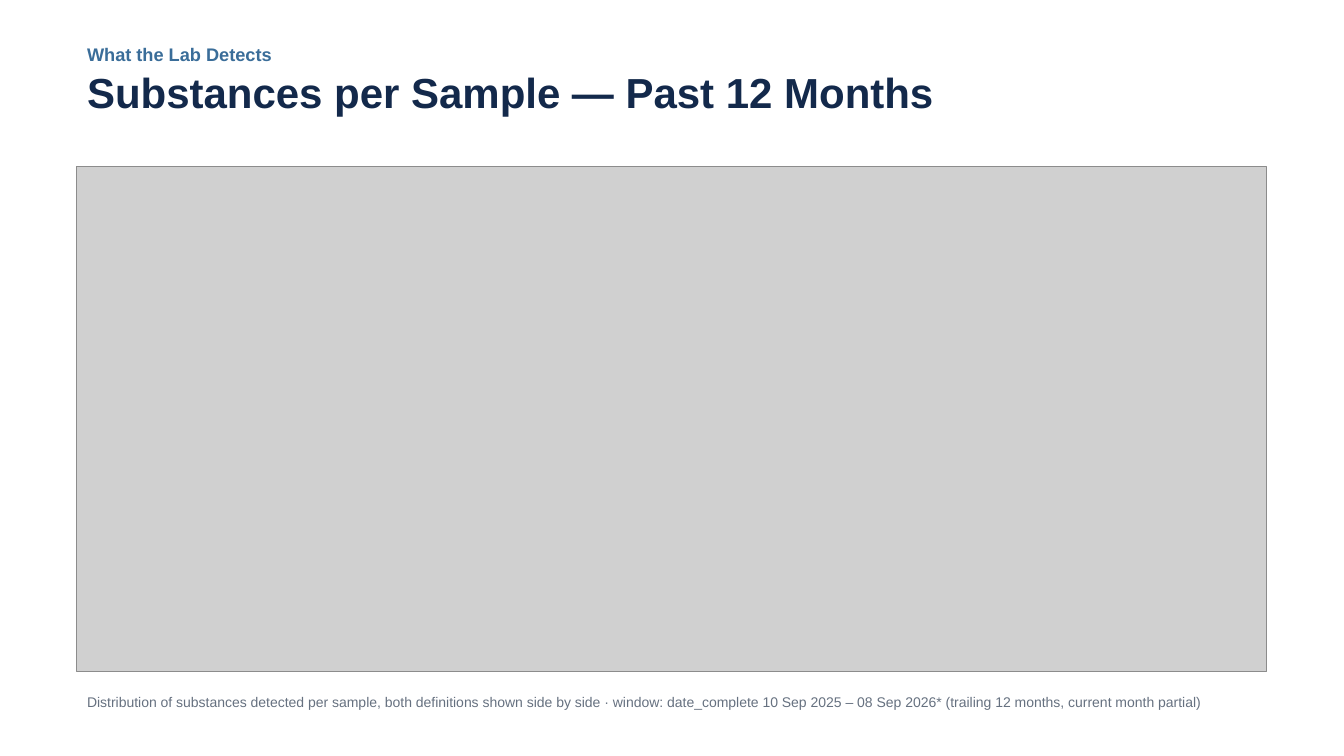
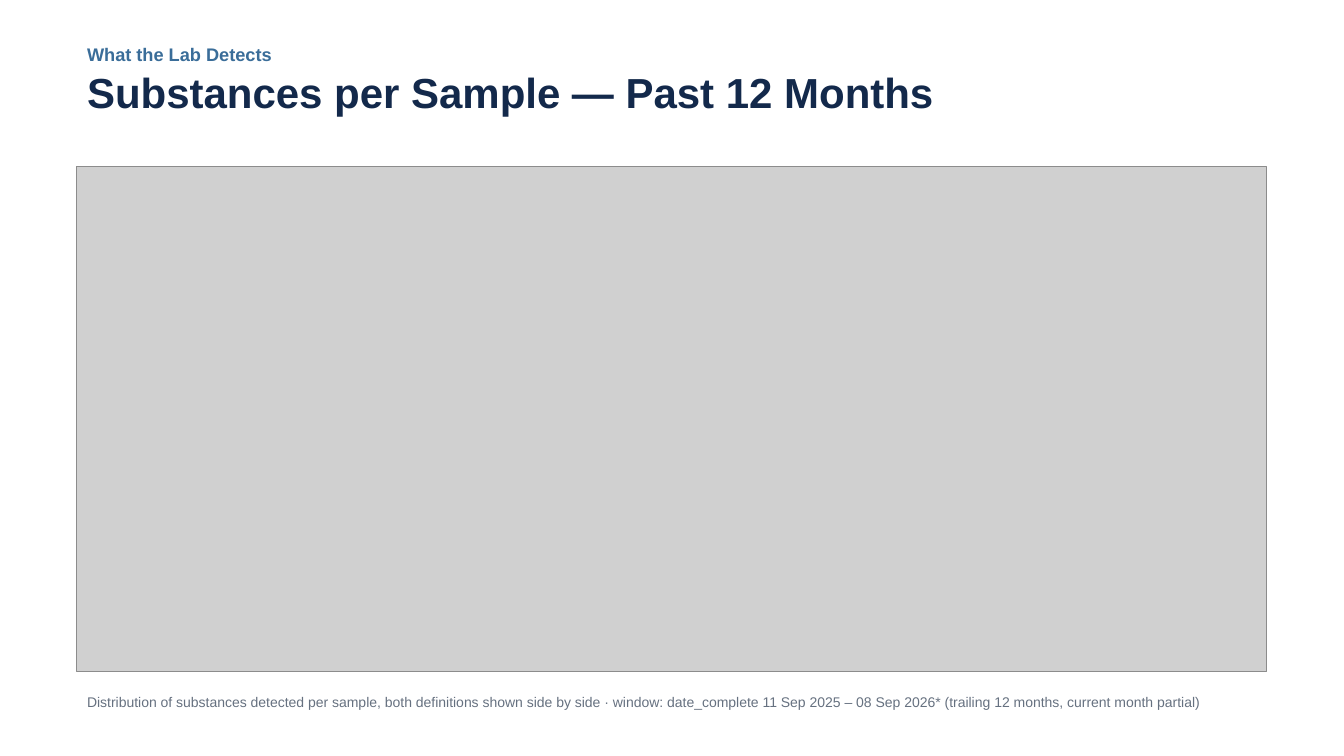
Before and after one commit to opioiddatalab/ncslides, a slide deck: slide 27 of docs/nc-drug-checking-latest.pptx. Drawn at 1344x756 pixels with LibreOffice and Linux fonts; fonts in the diff are those of the drawing; grey boxes stand for pictures. Boxes give left, top, right and bottom in pixels: in the first picture for what was removed or moved away, otherwise in the second. Text is boxed around its words. In the diff, an @@ line names an element or a change of style, - is before the commit and + after.

```diff
--- a/docs/nc-drug-checking-latest.pptx
+++ b/docs/nc-drug-checking-latest.pptx
@@ text at box(87, 697, 1200, 710): text changed @@
-Distribution of substances detected per sample, both definitions shown side by side · window: date_complete 10 Sep 2025 – 08 Sep 2026* (trailing 12 months, current month partial)
+Distribution of substances detected per sample, both definitions shown side by side · window: date_complete 11 Sep 2025 – 08 Sep 2026* (trailing 12 months, current month partial)
```
Also in this commit, not shown: 7 other slides changed, 3 other files.
